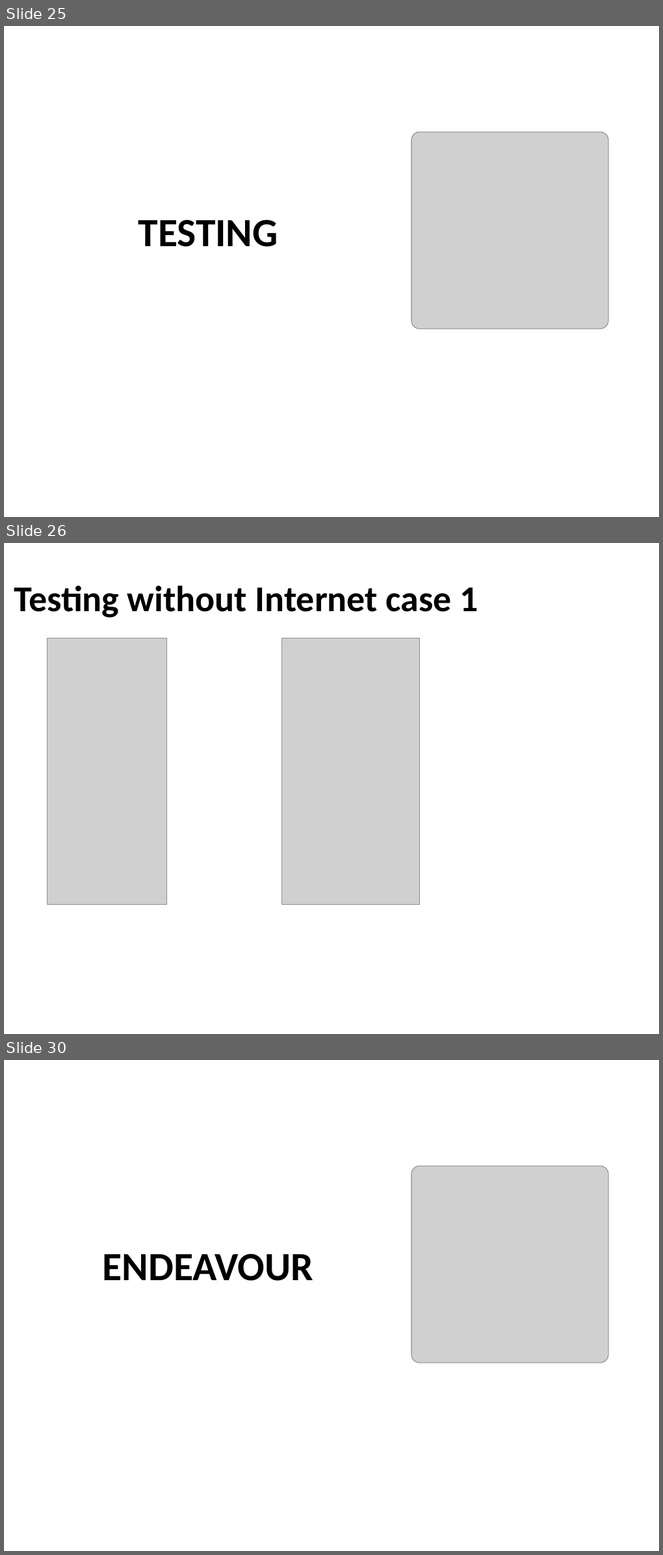
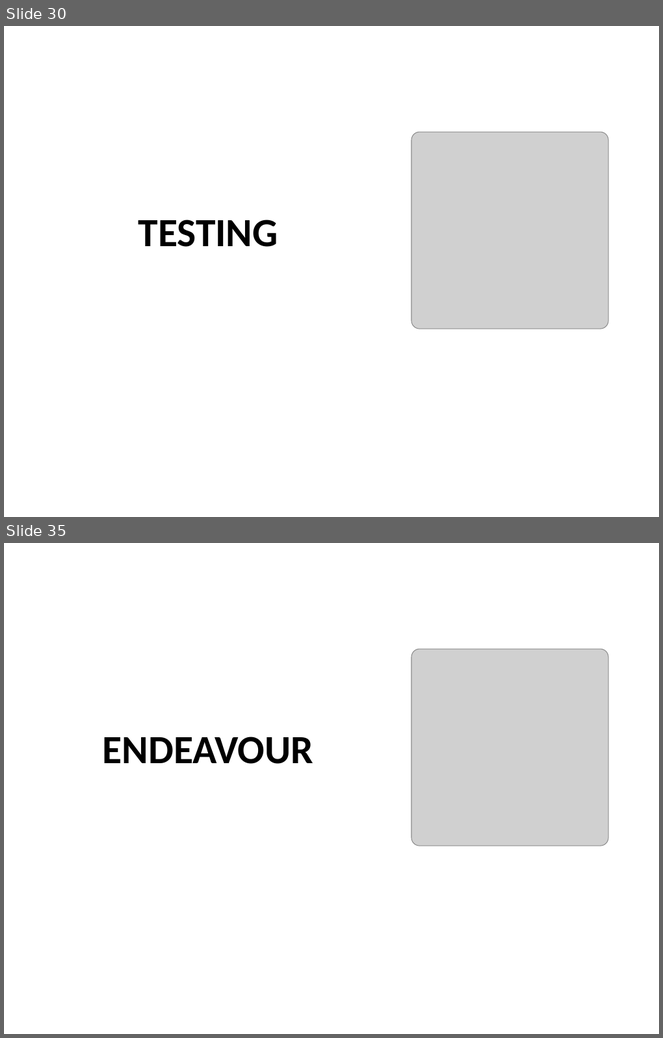
Before and after one commit to HAMZAZAWARI2/selfdm_, a slide deck: Fyp_presentation_part_01.pptx. Shown one above the other, each under a label of ours: slides 25, 26 and 30 before the commit, slides 30 and 35 after it; the slides between them are not shown. The pictures are 663x1555 and 663x1038 pixels, drawn with LibreOffice and Linux fonts; fonts in the diff are those of the drawing; grey boxes stand for pictures; background and template pictures are left out. Boxes give left, top, right and bottom in pixels: in the first picture for what was removed or moved away, otherwise in the second. Text is boxed around its words. In the diff, an @@ line names an element or a change of style, - is before the commit and + after.

```diff
--- a/Fyp_presentation_part_01.pptx
+++ b/Fyp_presentation_part_01.pptx
@@ slide 26 removed at (4, 543, 659, 1034), background picture (left out) @@
@@ title removed at (14, 585, 478, 618) @@
-Testing without Internet case 1
@@ picture removed at (48, 638, 167, 904) @@
@@ picture removed at (282, 638, 419, 904) @@
@@ what was slide 25 is now slide 30 @@
@@ what was slide 30 is now slide 35 @@
```
Also in this commit, not shown: 7 slides changed, 10 slides added, 6 other slides removed.
